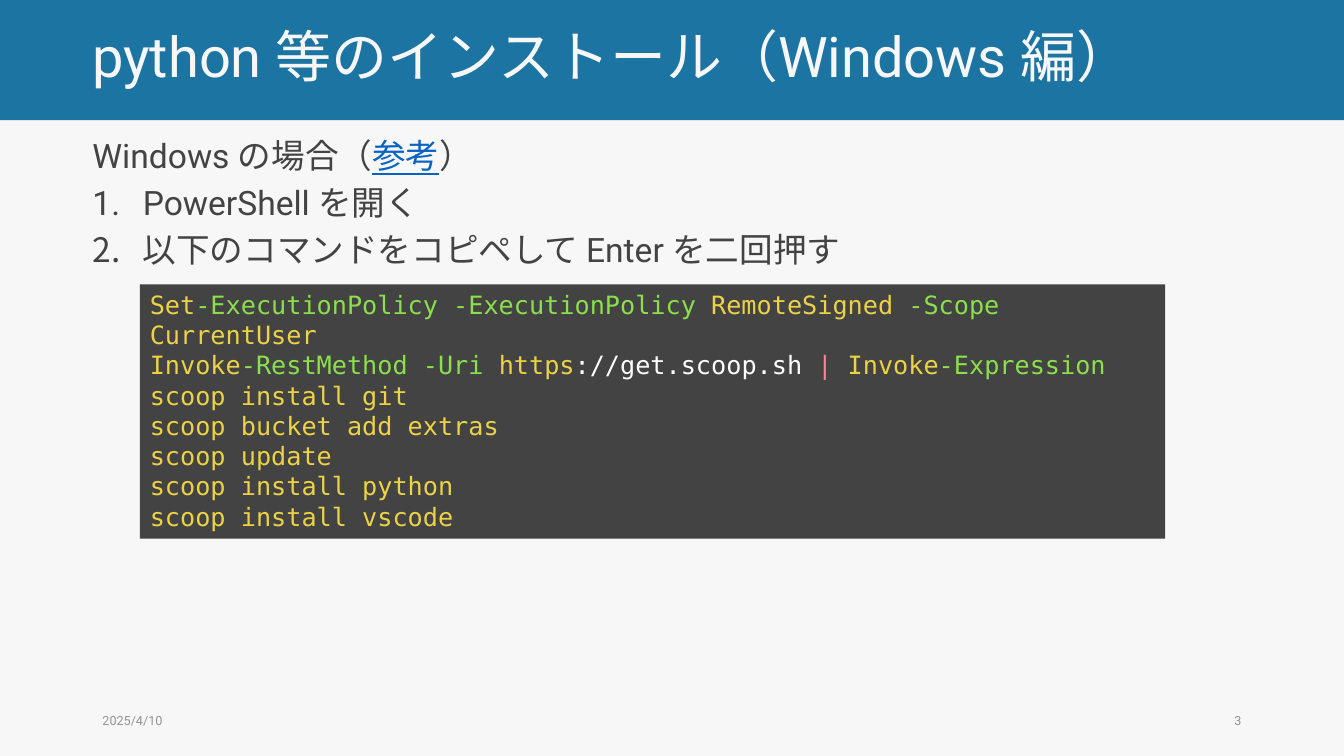
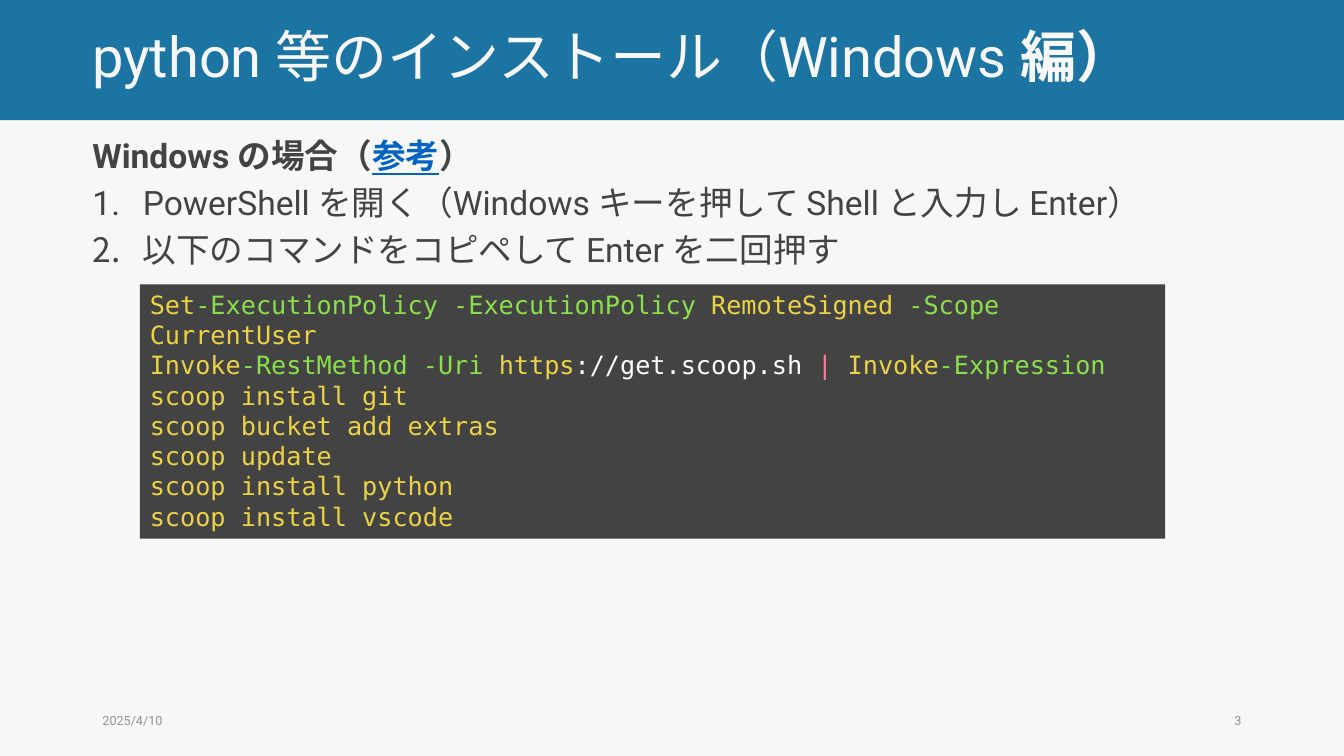
Before and after one commit to ryu-thakahashi/exp-psych-programs-25S, a slide deck: slide 3 of docs/lec_pptx/forge_env.pptm. Drawn at 1344x756 pixels with LibreOffice and Linux fonts; fonts in the diff are those of the drawing. Boxes give left, top, right and bottom in pixels: in the first picture for what was removed or moved away, otherwise in the second. Text is boxed around its words. In the diff, an @@ line names an element or a change of style, - is before the commit and + after.

```diff
--- a/docs/lec_pptx/forge_env.pptm
+++ b/docs/lec_pptx/forge_env.pptm
@@ title "python 等のインストール（Windows 編）" at (92,29,1133,89): bold on in "編）" @@
@@ text at (92,139,473,175): bold on in "Windows の場合（参考）" @@
@@ text at (143,186,1140,218): text changed @@
-1. PowerShell を開く
+1. PowerShell を開く（Windows キーを押して Shell と入力し Enter）
```
Also in this commit, not shown: 11 other slides changed, 5 slides added, 56 other files.
